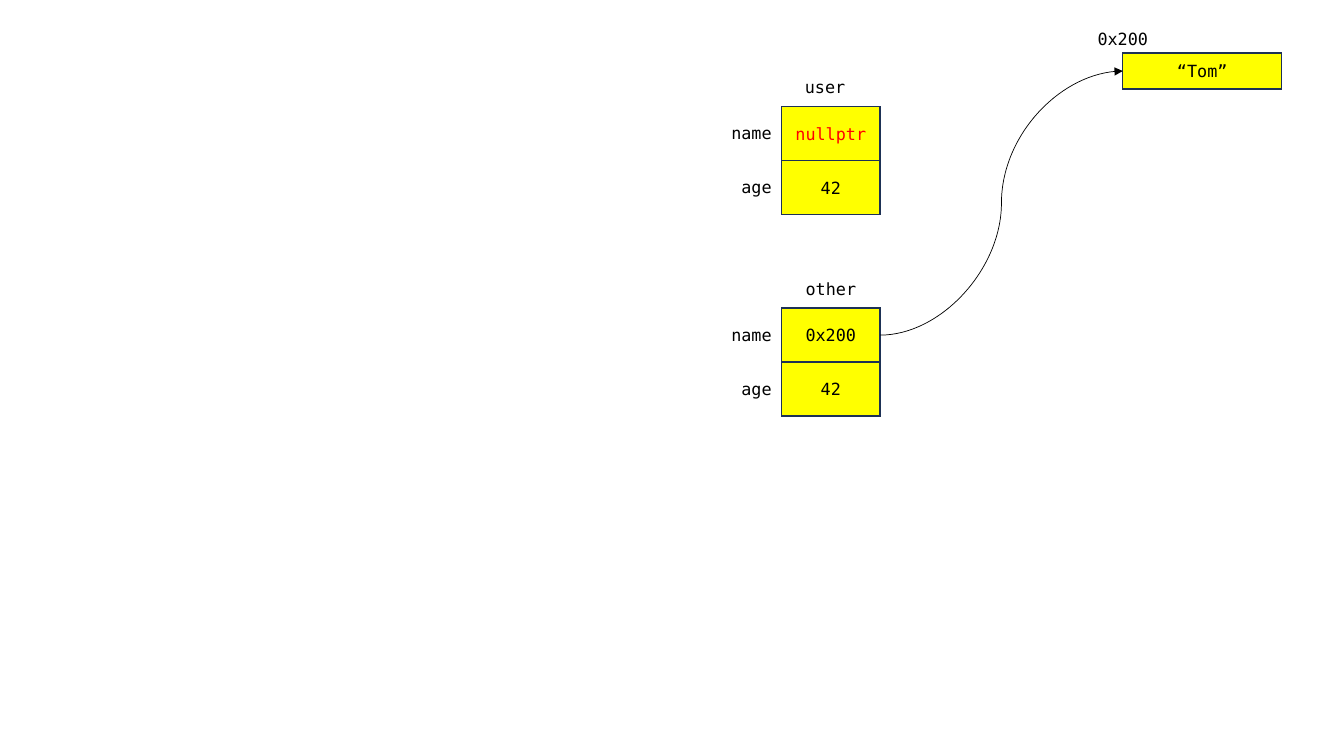
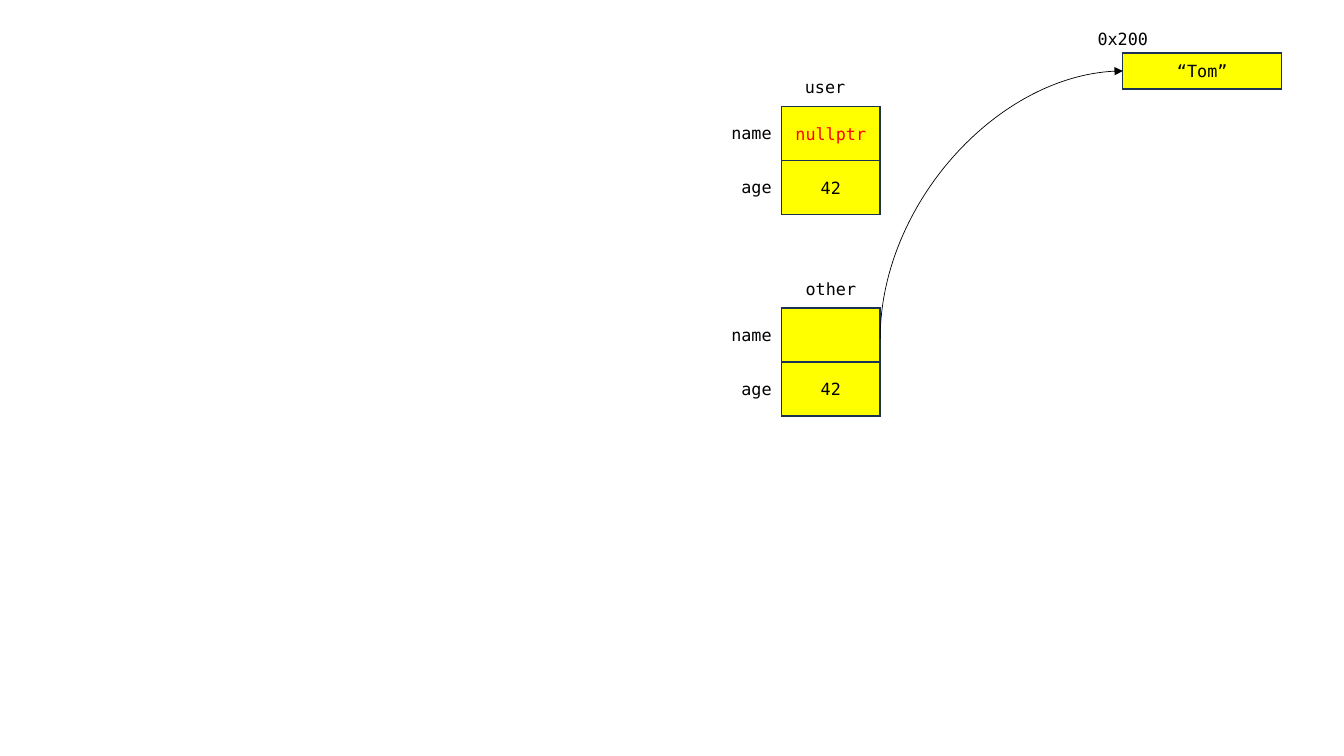
Before and after one commit to joonsungk/cpp_231023, a slide deck: slide 26 of cpp_231023.pptx. Drawn at 1344x756 pixels with LibreOffice and Linux fonts; fonts in the diff are those of the drawing. Boxes give left, top, right and bottom in pixels: in the first picture for what was removed or moved away, otherwise in the second. Text is boxed around its words. In the diff, an @@ line names an element or a change of style, - is before the commit and + after.

```diff
--- a/cpp_231023.pptx
+++ b/cpp_231023.pptx
@@ curved arrow moved from (880, 336) - (1123, 71) to (880, 339) - (1123, 71) @@
@@ text in rectangle at (x1=806, y1=328, x2=856, y2=342): text removed @@
-0x200
```
Also in this commit, not shown: 4 other files.
